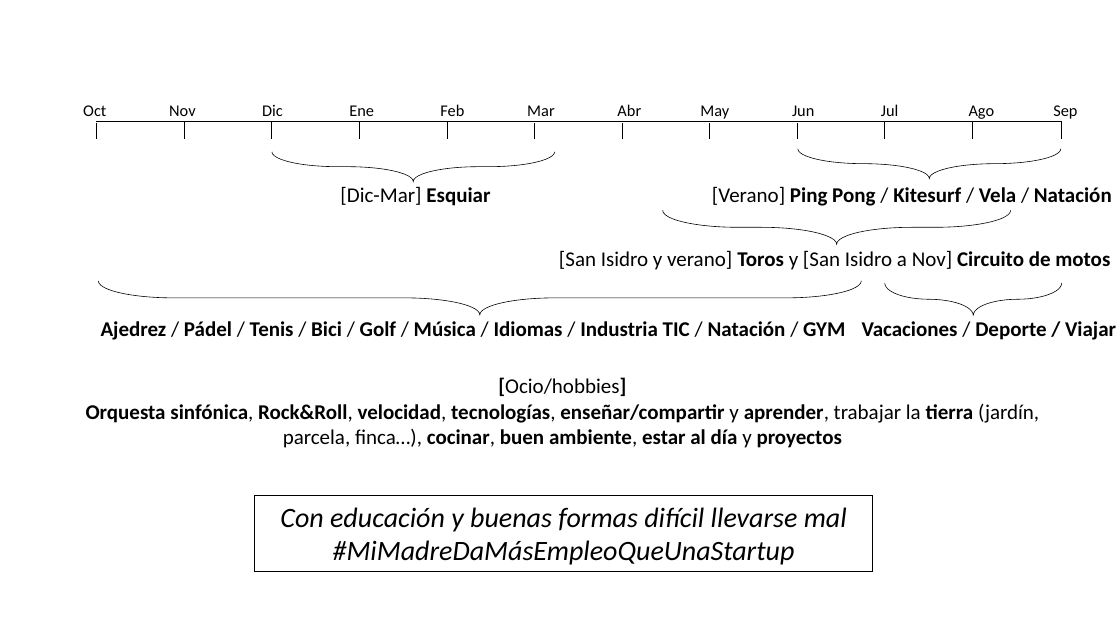
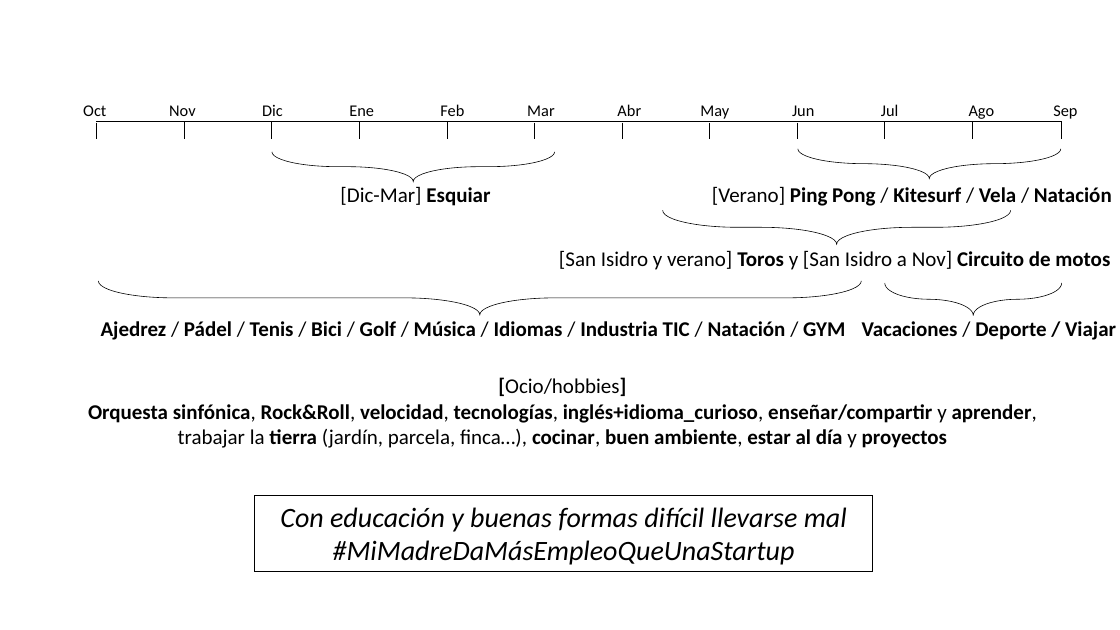
Before and after one commit to antoniojturel/cv, a slide deck: slide 1 of salud.pptx. Drawn at 1120x630 pixels with LibreOffice and Linux fonts; fonts in the diff are those of the drawing. Boxes give left, top, right and bottom in pixels: in the first picture for what was removed or moved away, otherwise in the second. Text is boxed around its words. In the diff, an @@ line names an element or a change of style, - is before the commit and + after.

```diff
--- a/salud.pptx
+++ b/salud.pptx
@@ text at bbox=[88, 404, 1037, 448]: text changed @@
-Orquesta sinfónica, Rock&Roll, velocidad, tecnologías, enseñar/compartir y aprender, trabajar la tierra (jardín, parcela, finca…), cocinar, buen ambiente, estar al día y proyectos
+Orquesta sinfónica, Rock&Roll, velocidad, tecnologías, inglés+idioma_curioso, enseñar/compartir y aprender, trabajar la tierra (jardín, parcela, finca…), cocinar, buen ambiente, estar al día y proyectos
```
Also in this commit, not shown: 1 other file.
